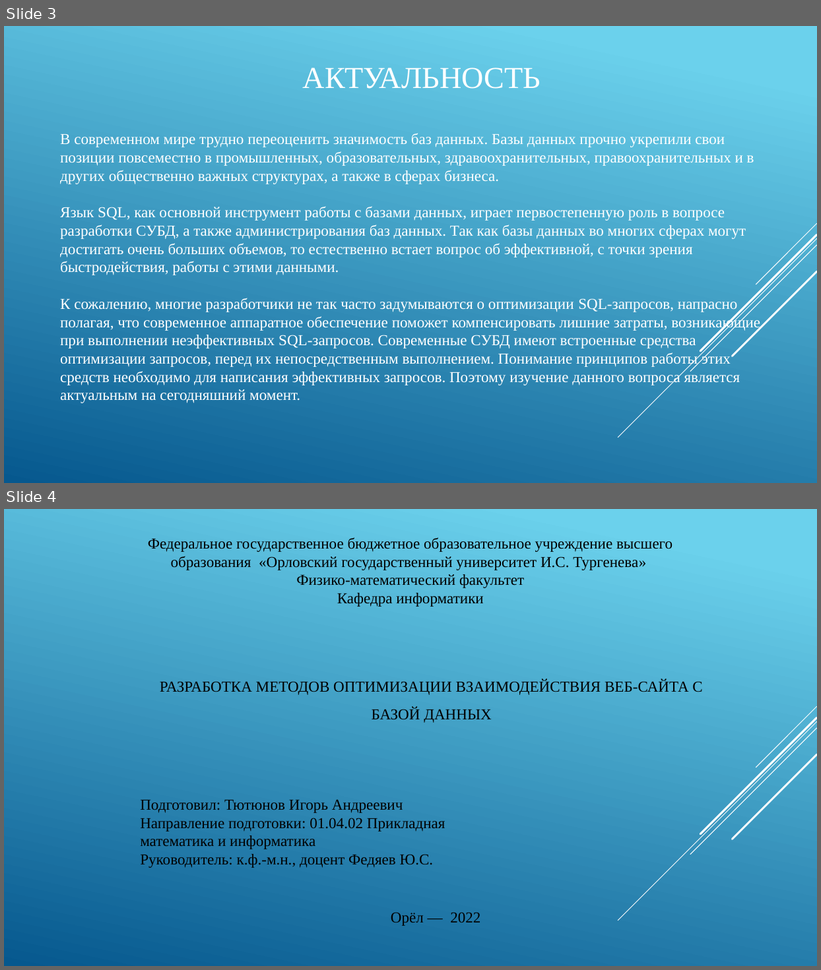
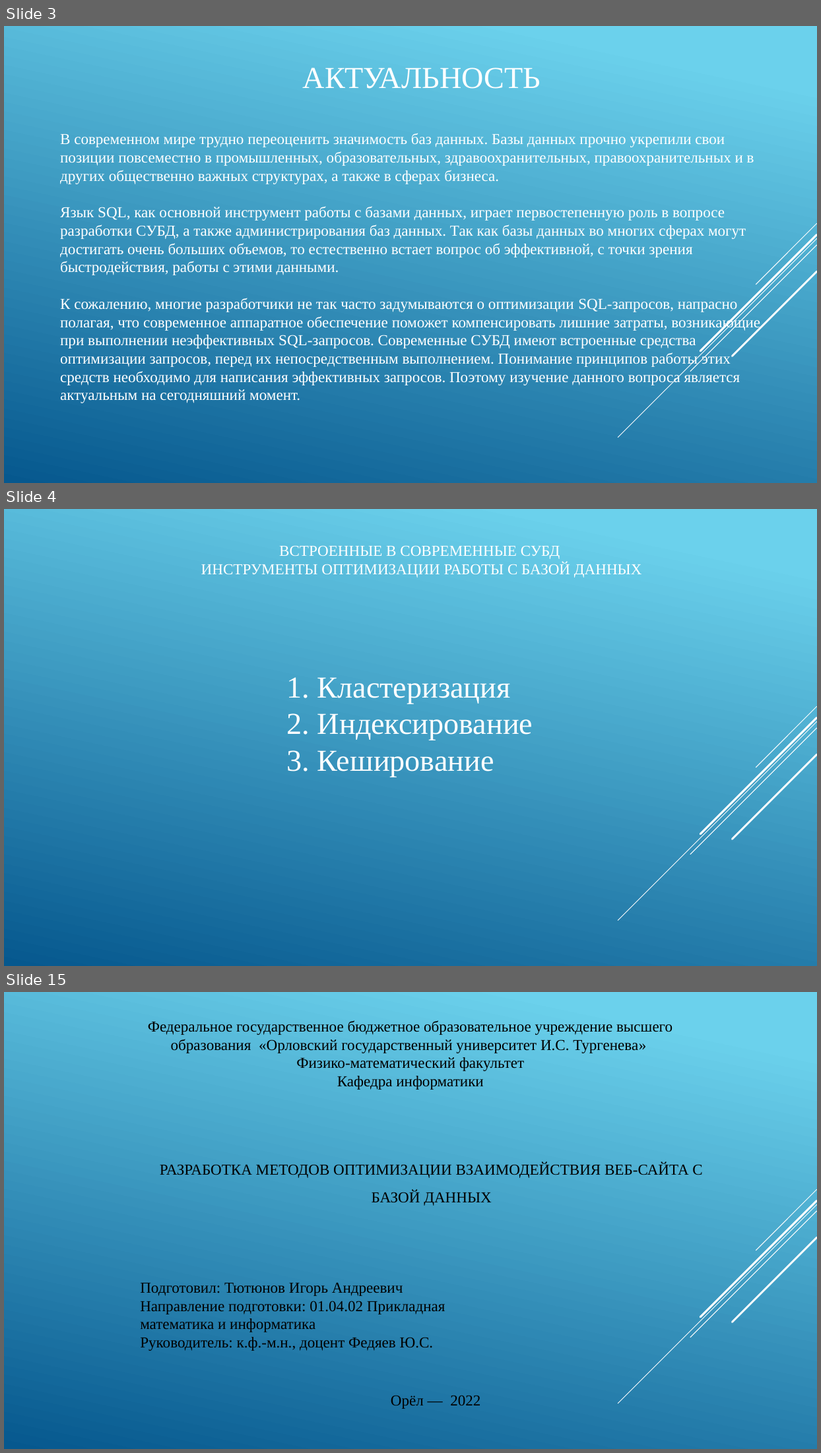
Before and after one commit to IgorTyutyunov/-, a slide deck: ВКР_5.pptx. Shown one above the other, each under a label of ours: slides 3 and 4 before the commit, slides 3, 4 and 15 after it; the slides between them are not shown. The pictures are 821x970 and 821x1453 pixels, drawn with LibreOffice and Linux fonts; fonts in the diff are those of the drawing. Boxes give left, top, right and bottom in pixels: in the first picture for what was removed or moved away, otherwise in the second. Text is boxed around its words. In the diff, an @@ line names an element or a change of style, - is before the commit and + after.

```diff
--- a/ВКР_5.pptx
+++ b/ВКР_5.pptx
@@ slide 4 added at <box>4,509,817,966</box>, background gradient #6ED2EB to #06588E; not listed: 5 template elements that a slide beside it also shows @@
@@ title added at <box>201,545,642,578</box>, 18 pt, text #FFFFFF @@
+ВСТРОЕННЫЕ В СОВРЕМЕННЫЕ СУБД
+ИНСТРУМЕНТЫ ОПТИМИЗАЦИИ РАБОТЫ С БАЗОЙ ДАННЫХ
@@ text added at <box>318,677,533,777</box>, 36 pt, text #FFFFFF @@
+1. Кластеризация
+2. Индексирование
+3. Кеширование
@@ what was slide 4 is now slide 15 @@
```
Also in this commit, not shown: 10 other slides added, 1 other file.
